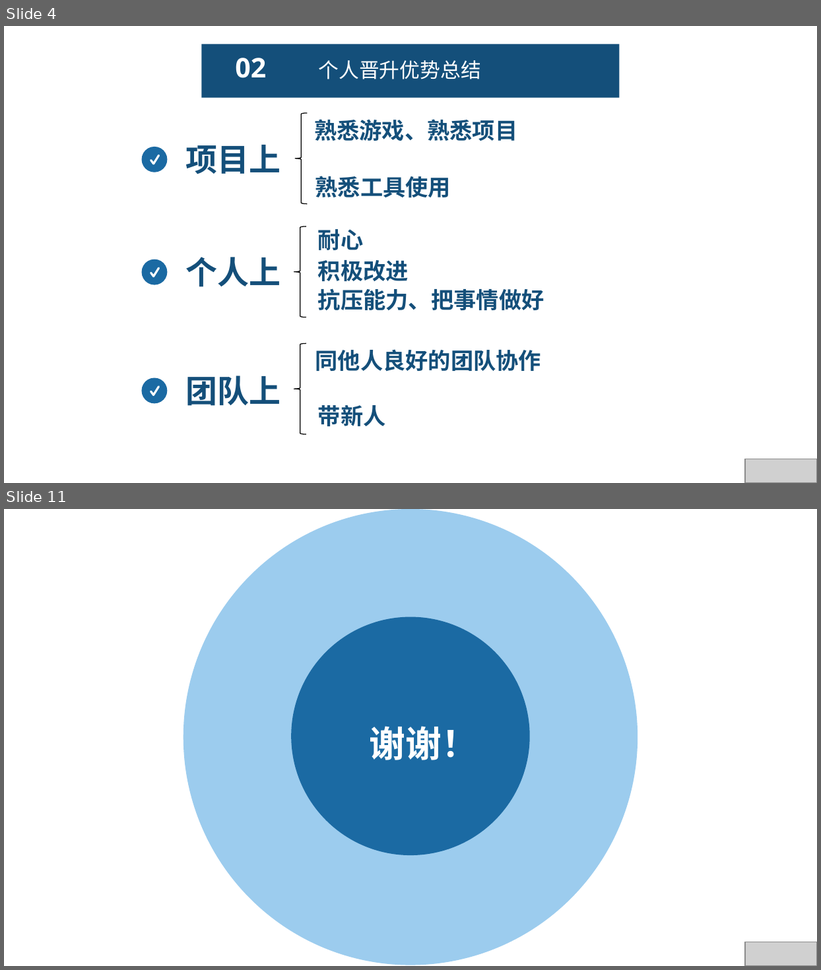
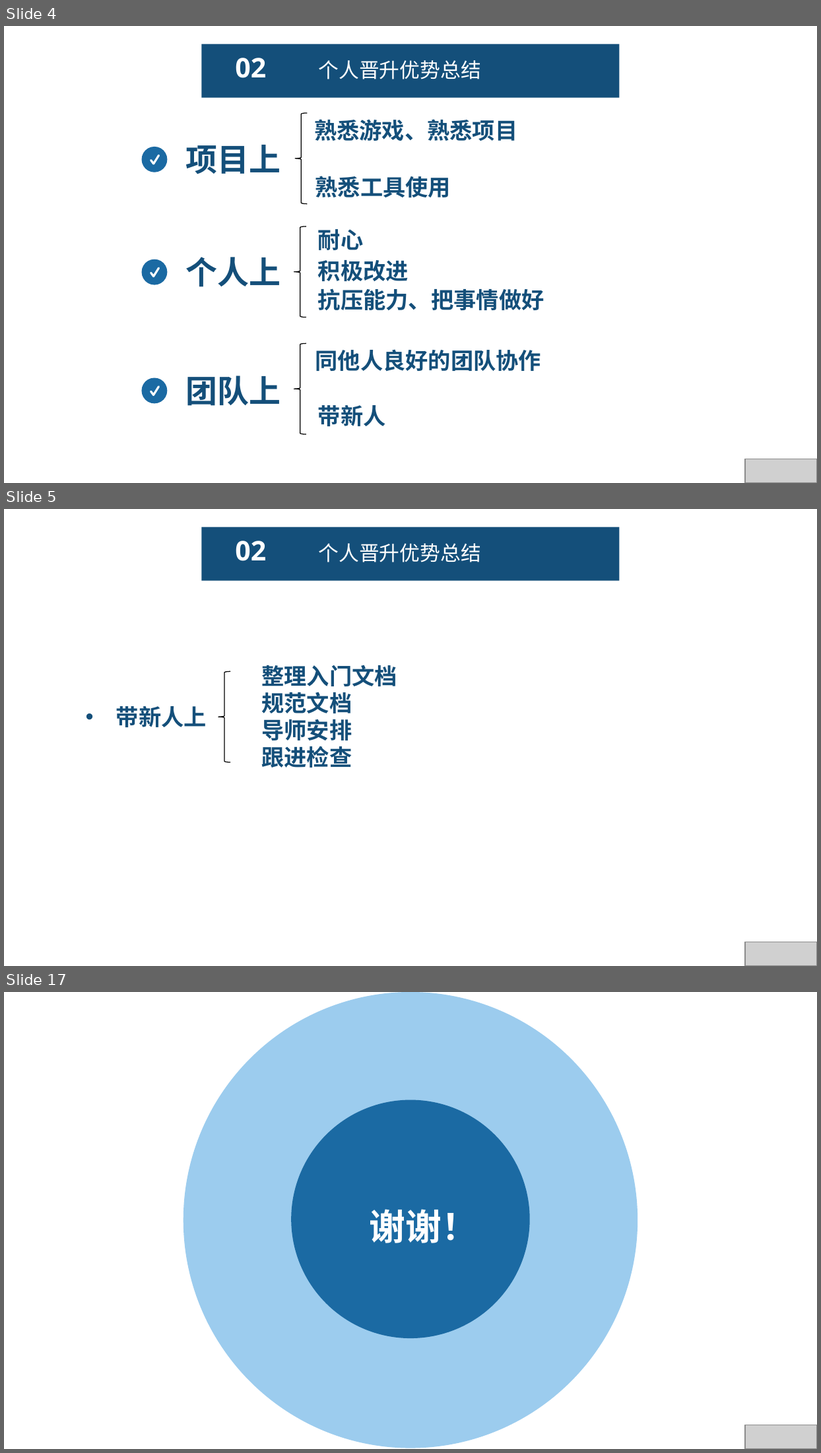
Before and after one commit to fengyuyu/world_rpg, a slide deck: 陈国锋-述职报告 .pptx. Shown one above the other, each under a label of ours: slides 4 and 11 before the commit, slides 4, 5 and 17 after it; the slides between them are not shown. The pictures are 821x970 and 821x1453 pixels, drawn with LibreOffice and Linux fonts; fonts in the diff are those of the drawing; grey boxes stand for pictures. Boxes give left, top, right and bottom in pixels: in the first picture for what was removed or moved away, otherwise in the second. Text is boxed around its words. In the diff, an @@ line names an element or a change of style, - is before the commit and + after.

```diff
--- a/陈国锋-述职报告 .pptx
+++ b/陈国锋-述职报告 .pptx
@@ slide 5 added at (4,509,817,966), background #FFFFFF @@
@@ rectangle added at (201,527,620,580), fill #144F7A @@
@@ text added at (235,541,266,561), 24 pt, text #FFFFFF, bold @@
+02
@@ text added at (319,543,481,562), 18 pt, text #FFFFFF @@
+个人晋升优势总结
@@ text added at (261,665,397,768), 20 pt, text #144F7A, bold @@
+  整理入门文档
+  规范文档
+  导师安排
+  跟进检查
@@ left brace added at (218,671,231,762), outline #000000 0.75 pt @@
@@ text added at (116,706,207,727), 20 pt, text #144F7A, bold @@
+• 带新人上
@@ picture added at (745,943,817,966) @@
@@ what was slide 11 is now slide 17 @@
```
Also in this commit, not shown: 4 slides changed, 5 other slides added, 1 other file.
